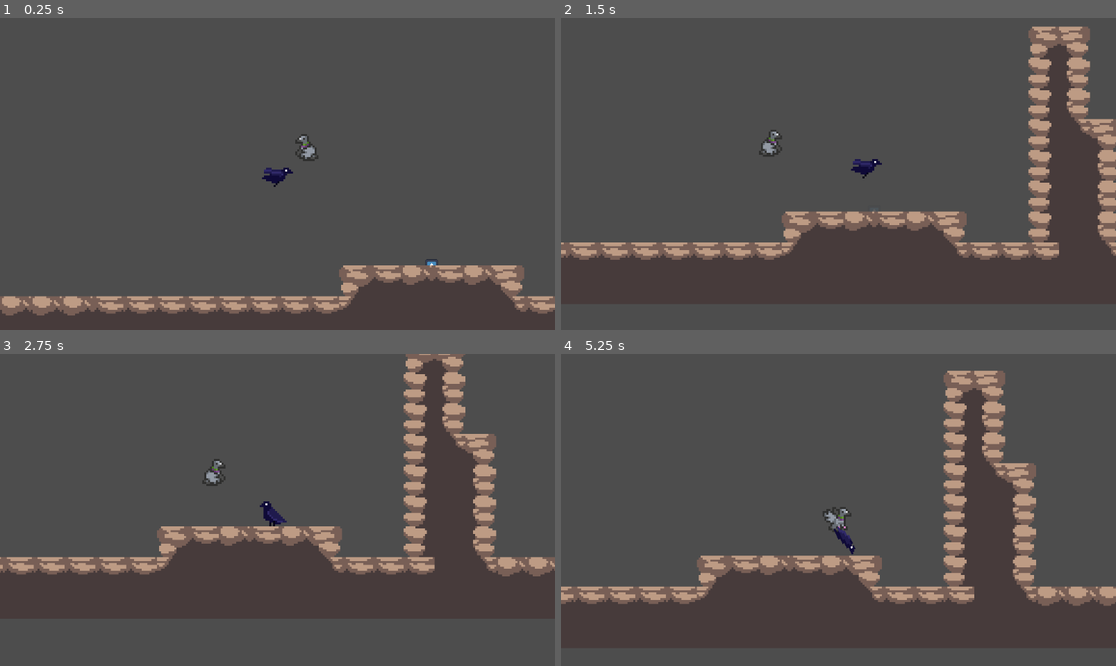
Above: before the commit, frames 1-4 (two rows, left to right).
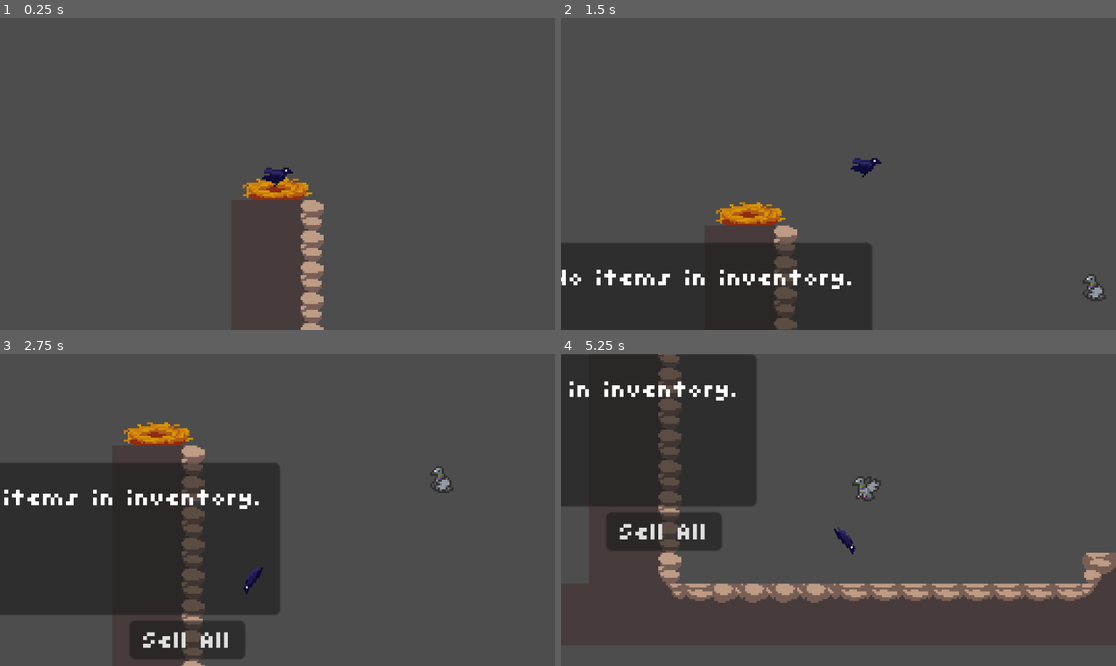
Above: after the commit, the same moments.

Repository: emmadilemma320/ludum_dare_
Game: Godot game, scene res://scenes/game.tscn
The game is run twice, just before and just after one commit, with the same random seed, the same clock (stepped at 60 frames per second) and the same inputs. The engine's default icon, where the game draws it, is replaced by a stand-in: a white triangle on a blue panel in a dark square.
Inputs:
- Up to frame 1 (0.25 s): no input
- Up to frame 2 (1.5 s): tap Z (shop_interact) at 0.5 s; hold Down (dive) 0.53-1.28 s; hold Right (right) from 0.53 s (still down); tap Up (flap) at 0.77, 1.07 s; tap C (interact) at 1.35 s
- Up to frame 3 (2.75 s): tap Up (flap) at 1.52, 1.82 s; release Right (right) at 2.03 s; hold Left (left) from 2.03 s (still down); hold Down (dive) from 2.03 s (still down)
- Up to frame 4 (5.25 s): release Left (left) at 2.78 s; release Down (dive) at 2.78 s; hold Right (right) 2.78-4.28 s; tap C (interact) at 2.85, 4.35 s; tap Up (flap) at 3.02, 3.32, 3.77, 4.07, 4.52, 4.82 s; hold Down (dive) 3.53-4.28 s; hold Left (left) 4.28-5.03 s; hold Right (right) from 5.03 s (still down); hold Down (dive) from 5.03 s (still down)

The runs differ from the first frame. In frame 1, 7.6% of the frame differs, in the area x 0-100%, y 37-100%; in frame 2, 24%; in frame 3, 33%, in the area x 0-100%, y 0-100%; in frame 4, 31%.

Commit message:
Add a nest near merchant

Diff:
--- a/scenes/game.tscn
+++ b/scenes/game.tscn
@@ -84,8 +84,10 @@
 
 [node name="Player" parent="." instance=ExtResource("1_yqjtg")]
 z_index = 5
+position = Vector2(-200, -78)
 
 [node name="CrowEnemy" parent="." instance=ExtResource("2_lnu2h")]
+z_index = 5
 position = Vector2(22, -17)
 
 [node name="ItemSparkle" parent="." instance=ExtResource("3_lnu2h")]
@@ -93,7 +95,7 @@
 item = ExtResource("4_lbhrr")
 
 [node name="Map" type="TileMapLayer" parent="."]
-tile_map_data = PackedByteArray("AAD6/wQAAAADAAEAAAD7/wQAAAA …(2400 unchanged characters)… EAAMAAADe/wQAAAAEAAMAAADd/wQAAAAEAAMAAADo/wMAAQAAAAAAAADp/wMAAQABAAAAAADq/wMAAQACAAAAAAA=")
+tile_map_data = PackedByteArray("AAD6/wQAAAADAAEAAAD7/wQAAAA …(2400 unchanged characters)… EAAMAAADe/wQAAAAEAAMAAADd/wQAAAAEAAMAAADy//v/AQAAAAAAAADz//v/AQABAAAAAAD0//v/AQACAAAAAAA=")
 tile_set = SubResource("TileSet_lbhrr")
 
 [node name="EnemyGround" type="StaticBody2D" parent="."]
